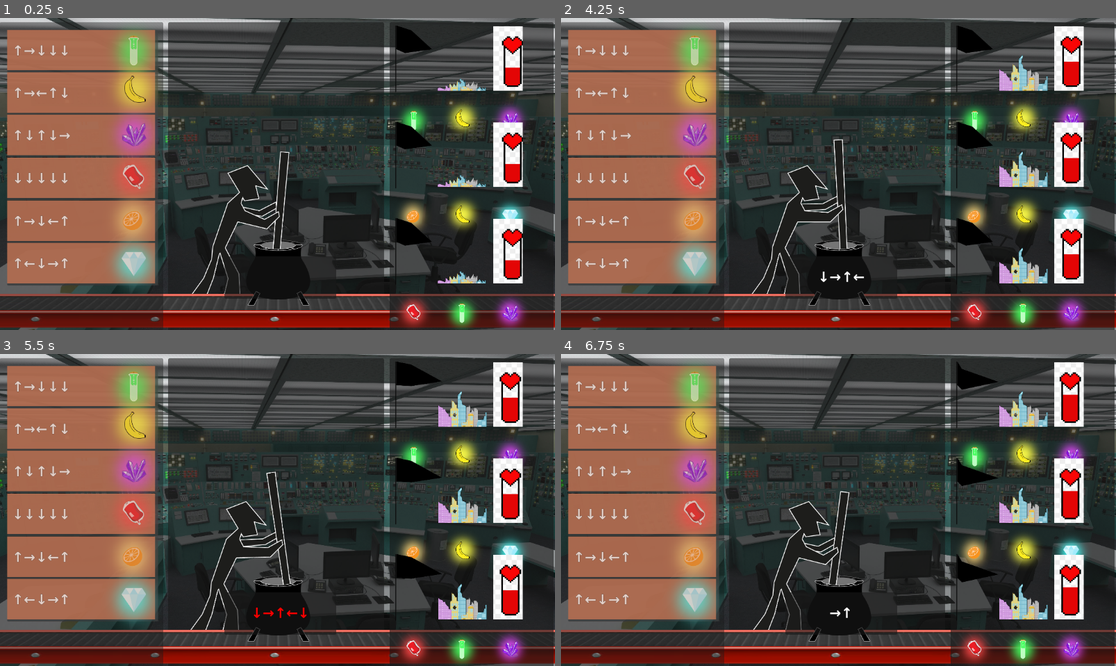
Above: before the commit, frames 1-4 (two rows, left to right).
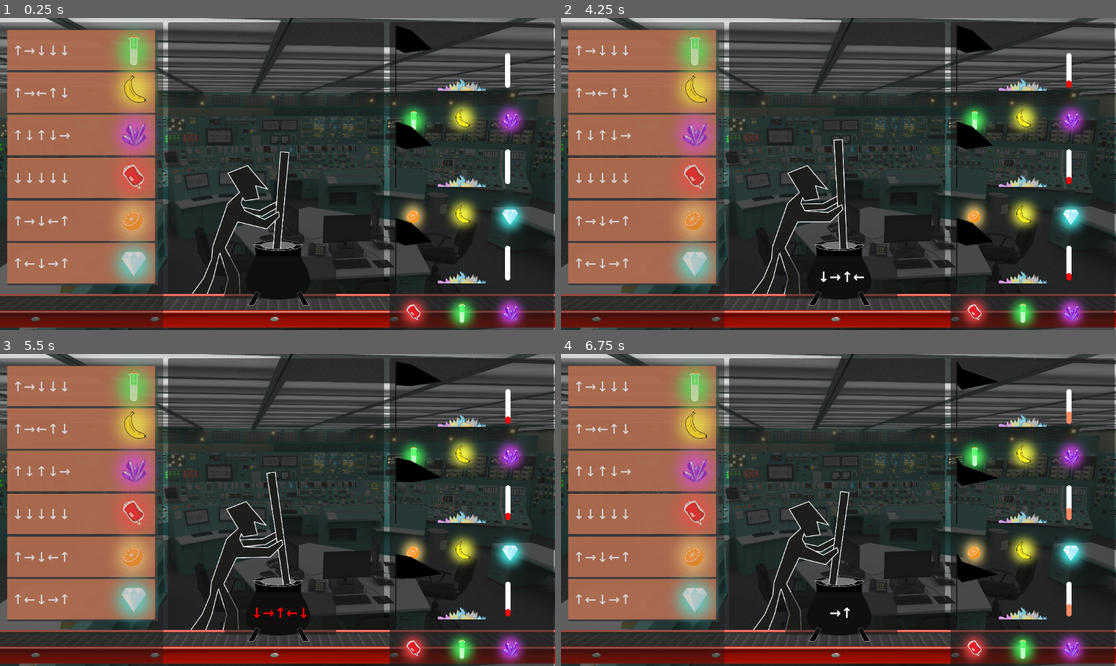
Above: after the commit, the same moments.

Repository: MelissaEPFL/OrbitalGameJam2025
Game: Godot game, scene res://main.tscn
The game is run twice, just before and just after one commit, with the same random seed, the same clock (stepped at 60 frames per second) and the same inputs.
Inputs:
- Up to frame 1 (0.25 s): no input
- Up to frame 2 (4.25 s): tap Enter at 0.5, 0.6 s; hold D 0.53-1.28 s; hold S 1.28-2.03 s; tap 1 at 1.35 s; hold D 2.03-2.78 s; tap 2 at 2.1 s; hold W 2.78-3.53 s; tap 3 at 2.85 s; hold A from 3.53 s (still down); tap 4 at 3.6 s
- Up to frame 3 (5.5 s): tap 5 at 4.35 s; release A at 5.03 s; hold S from 5.03 s (still down); tap 6 at 5.1 s
- Up to frame 4 (6.75 s): release S at 5.78 s; hold D 5.78-6.53 s; tap 7 at 5.85 s; hold W from 6.53 s (still down); tap 8 at 6.6 s

The runs differ from the first frame. In frame 1, 3.2% of the frame differs, in the area x 88-95%, y 2-86%; in frame 2, 4.5%; in frame 3, 4.5%; in frame 4, 4.6%, in the area x 78-95%, y 2-86%.

Commit message:
Update healthbar sprite

Diff:
--- a/Game/country.gd
+++ b/Game/country.gd
@@ -85,8 +85,10 @@
 		# frame 1: building
 		# frame 2: ok
 		# change 3
+		# 200 is just magic number so ~30% is destroy, 30-70 is okaish and
+		# 70+ is healthy
 		_animation_city.frame = roundi(
-			fmod(country_health, maximum_country_health) /
+			fmod(country_health - 200, maximum_country_health) /
 			(maximum_country_health / CITY_FRAMES)
 		) if country_health < maximum_country_health else 2
 		#print(ID, ': ', _animation_city.frame, '||||',country_health, '||||', maximum_country_health)
--- a/Game/country.tscn
+++ b/Game/country.tscn
@@ -1,9 +1,9 @@
-[gd_scene load_steps=47 format=3 uid="uid://b4sy00ot8bfvn"]
+[gd_scene load_steps=49 format=3 uid="uid://b4sy00ot8bfvn"]
 
 [ext_resource type="Script" uid="uid://2ot031kd13ag" path="res://country.gd" id="1_rk51i"]
 [ext_resource type="Texture2D" uid="uid://cebruahwu2tjh" path="res://assets/flag_sprites.png" id="3_05fxv"]
 [ext_resource type="Texture2D" uid="uid://brp03x0rd4o5x" path="res://assets/Ville.png" id="3_nsy2n"]
-[ext_resource type="Texture2D" uid="uid://dkcmxnxogcg3y" path="res://assets/healthbar_sprites.png" id="3_wvw0n"]
+[ext_resource type="Texture2D" uid="uid://ci5fue0ffuxwa" path="res://assets/Barre de vie.png" id="4_nsy2n"]
 [ext_resource type="Texture2D" uid="uid://dk08ascnn7mjv" path="res://assets/Explosion.png" id="6_05fxv"]
 [ext_resource type="Texture2D" uid="uid://cafm4fkdvkbji" path="res://assets/les 6 éléments.png" id="6_nsy2n"]
 
@@ -115,36 +115,44 @@
 }]
 
 [sub_resource type="AtlasTexture" id="AtlasTexture_f2i0h"]
-atlas = ExtResource("3_wvw0n")
-region = Rect2(0, 0, 107, 261)
+atlas = ExtResource("4_nsy2n")
+region = Rect2(1746, 0, 194, 1104)
 
 [sub_resource type="AtlasTexture" id="AtlasTexture_qge85"]
-atlas = ExtResource("3_wvw0n")
-region = Rect2(107, 0, 107, 261)
+atlas = ExtResource("4_nsy2n")
+region = Rect2(1552, 0, 194, 1104)
 
 [sub_resource type="AtlasTexture" id="AtlasTexture_4xyou"]
-atlas = ExtResource("3_wvw0n")
-region = Rect2(214, 0, 107, 261)
+atlas = ExtResource("4_nsy2n")
+region = Rect2(1358, 0, 194, 1104)
 
 [sub_resource type="AtlasTexture" id="AtlasTexture_iln63"]
-atlas = ExtResource("3_wvw0n")
-region = Rect2(321, 0, 107, 261)
+atlas = ExtResource("4_nsy2n")
+region = Rect2(1164, 0, 194, 1104)
 
 [sub_resource type="AtlasTexture" id="AtlasTexture_pdcqv"]
-atlas = ExtResource("3_wvw0n")
-region = Rect2(428, 0, 107, 261)
+atlas = ExtResource("4_nsy2n")
+region = Rect2(970, 0, 194, 1104)
 
 [sub_resource type="AtlasTexture" id="AtlasTexture_a6l21"]
-atlas = ExtResource("3_wvw0n")
-region = Rect2(535, 0, 107, 261)
+atlas = ExtResource("4_nsy2n")
+region = Rect2(776, 0, 194, 1104)
 
 [sub_resource type="AtlasTexture" id="AtlasTexture_cww2c"]
-atlas = ExtResource("3_wvw0n")
-region = Rect2(642, 0, 107, 261)
+atlas = ExtResource("4_nsy2n")
+region = Rect2(582, 0, 194, 1104)
 
 [sub_resource type="AtlasTexture" id="AtlasTexture_um3sa"]
-atlas = ExtResource("3_wvw0n")
-region = Rect2(749, 0, 107, 261)
+atlas = ExtResource("4_nsy2n")
+region = Rect2(388, 0, 194, 1104)
+
+[sub_resource type="AtlasTexture" id="AtlasTexture_m32ii"]
+atlas = ExtResource("4_nsy2n")
+region = Rect2(194, 0, 194, 1104)
+
+[sub_resource type="AtlasTexture" id="AtlasTexture_emjgi"]
+atlas = ExtResource("4_nsy2n")
+region = Rect2(0, 0, 194, 1104)
 
 [sub_resource type="SpriteFrames" id="SpriteFrames_5cs5r"]
 animations = [{
@@ -172,6 +180,12 @@
 }, {
 "duration": 1.0,
 "texture": SubResource("AtlasTexture_um3sa")
+}, {
+"duration": 1.0,
+"texture": SubResource("AtlasTexture_m32ii")
+}, {
+"duration": 1.0,
+"texture": SubResource("AtlasTexture_emjgi")
 }],
 "loop": true,
 "name": &"default",
@@ -308,8 +322,8 @@
 frame_progress = 0.155554
 
 [node name="Healthbar" type="AnimatedSprite2D" parent="."]
-position = Vector2(245.75, 75.25)
-scale = Vector2(0.565421, 0.511494)
+position = Vector2(245.75, 100)
+scale = Vector2(0.15, 0.136)
 sprite_frames = SubResource("SpriteFrames_5cs5r")
 
 [node name="Explosion" type="AnimatedSprite2D" parent="."]
